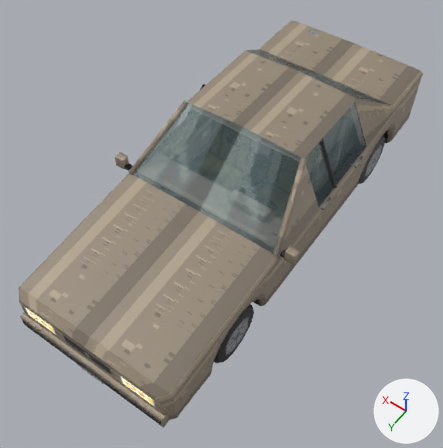
Two versions of the glTF model THE_VEIL_ASSETS_V2/05_Vehicles/Traffic_Variants/VEH_Sedan_Traffic_Beige.glb, one commit apart.
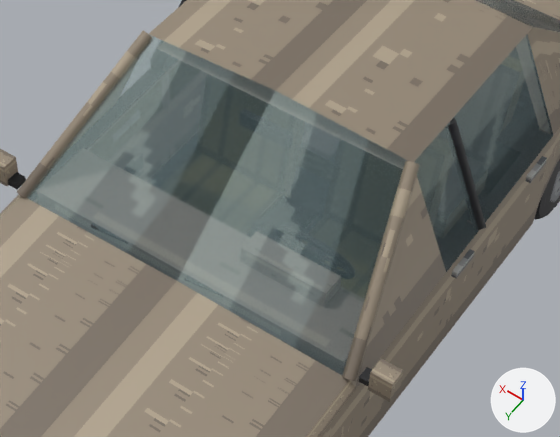
Old and new are each drawn whole from a 50 mm lens placed at (-2.29, 3.61, 5.37), pointed at (-0.04, 0.45, 0.42) and again close up on the part from 27% to 83% of the width and 19% to 63% of the height. Every picture has the same lights, and +X, +Y and +Z are marked at lower right. The first two pictures are the older version. Objects named as collision shapes, trigger or cutter boxes, shadow casters or lower levels of detail are left out. Where no turn or scale is listed for an object, it has been applied to the vertices. Vertices at exactly the same position are counted once.

The scene before the commit, as lines of its bpy script (objects in view):
```python
me_door_fl = bpy.data.meshes.new('Door_FL')
me_door_fl.from_pydata(...)  # 54 vertices, 70 faces; spans x -0.151..0.236, y -1.1..0.0, z -0.315..0.875
# faces by material slot: [68, 2]
me_door_fl.materials.append(mat_m_veh_atlas)  # picture img_image_0
me_door_fl.materials.append(mat_m_veh_glass)
me_door_fr = bpy.data.meshes.new('Door_FR')
me_door_fr.from_pydata(...)  # 54 vertices, 70 faces; spans x -0.236..0.151, y -1.1..0.0, z -0.315..0.875
# faces by material slot: [68, 2]
me_door_fr.materials.append(mat_m_veh_atlas)  # picture img_image_0
me_door_fr.materials.append(mat_m_veh_glass)
# before: 41 (0.001, -0.1, 0.325) at pixel (16, 196), 42 (-0.034, -0.1, 0.355) at pixel (21, 195), 46 (0.001, -0.8, 0.355), 47 (-0.224, -0.8, 0.875) at pixel (148, 34), 48 (-0.011, -0.1, 0.325) at pixel (18, 197)
# before: 49 (-0.011, -0.8, 0.355) at pixel (116, 102), 50 (-0.236, -0.8, 0.875) at pixel (150, 35), 51 (-0.046, -0.1, 0.355) at pixel (23, 196)
me_wheel_rl = bpy.data.meshes.new('Wheel_RL')
me_wheel_rl.from_pydata(...)  # 104 vertices, 192 faces; spans x -0.1..0.1, y -0.31..0.31, z -0.31..0.31
me_wheel_rl.materials.append(mat_m_veh_atlas)  # picture img_image_0
ob_door_fl = bpy.data.objects.new('Door_FL', me_door_fl)
ob_door_fl.location = (-0.884, 0.86, 0.535)
ob_door_fr = bpy.data.objects.new('Door_FR', me_door_fr)
ob_door_fr.location = (0.884, 0.86, 0.535)
ob_wheel_rl = bpy.data.objects.new('Wheel_RL', me_wheel_rl)
ob_wheel_rl.location = (-0.765, -1.36, 0.31)
# also in view: 'Hood' at (0.0, 1.52, 0.82); 'Trunk' at (0.0, -1.91, 0.97); 'Body' at (0.0, 0.0, 0.77); 'Door_RL' at (-0.78, -0.57, 0.81); 'Door_RR' at (0.78, -0.57, 0.81)
```
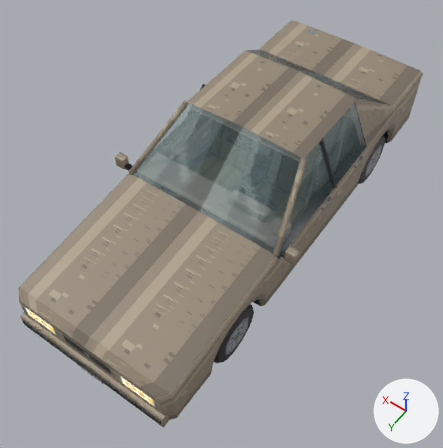
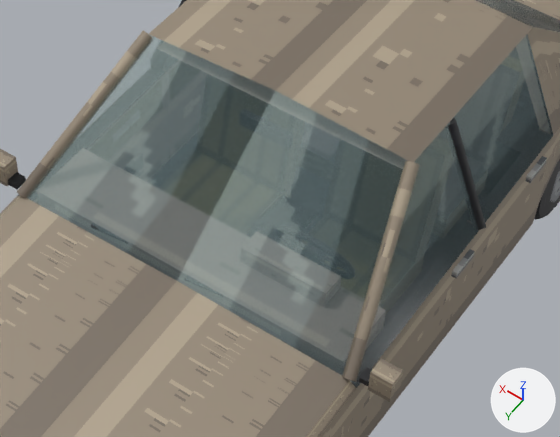
Location of each change, (x1, y1, x2, y2) in pixels of the close-ups (560 x 437 px):
'Door_FL', reshaped: before (336, 177, 481, 437); after (336, 220, 481, 437)
'Door_FR', reshaped: before (0, 60, 170, 212); after (0, 68, 170, 212)
part 1 of me_door_fl, recoloured: before (350, 177, 446, 388)
part 2 of me_door_fr, deleted: before (66, 60, 138, 151)

What changed in the scene script:
```text
Change me_door_fl:
    used by ob_door_fl; location = (-0.884, 0.86, 0.535)
    remove me_door_fl.from_pydata(...)  # 54 vertices, 70 faces; spans x -0.151..0.236, y -1.1..0.0, z -0.315..0.875
    add me_door_fl.from_pydata(...)  # 50 vertices, 64 faces; spans x -0.151..0.224, y -1.1..0.0, z -0.315..0.875
    me_door_fl part 1: 2 faces spanning x -0.001..0.224, y -0.8..-0.1, z 0.325..0.875 switch from mat_m_veh_atlas (picture img_image_0) to mat_m_veh_glass
    edits to the shape of me_door_fl do not show in these pictures
Change me_door_fr:
    used by ob_door_fr; location = (0.884, 0.86, 0.535)
    verts and faces of me_door_fr; kept vertices keep their numbers, new ones are numbered from 54
    remove me_door_fr.from_pydata(...)  # 54 vertices, 70 faces; spans x -0.236..0.151, y -1.1..0.0, z -0.315..0.875
    add me_door_fr.from_pydata(...)  # 50 vertices, 64 faces; spans x -0.224..0.151, y -1.1..0.0, z -0.315..0.875
    me_door_fr part 2
    add delete_vertices([*range(48, 52)])  # with the faces that use them
```
